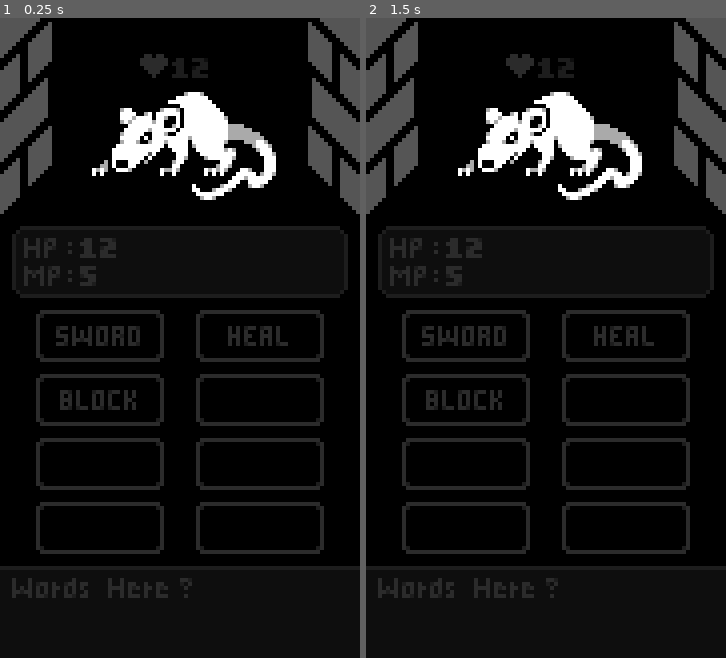
Above: before the commit, frames 1-2 (left to right).
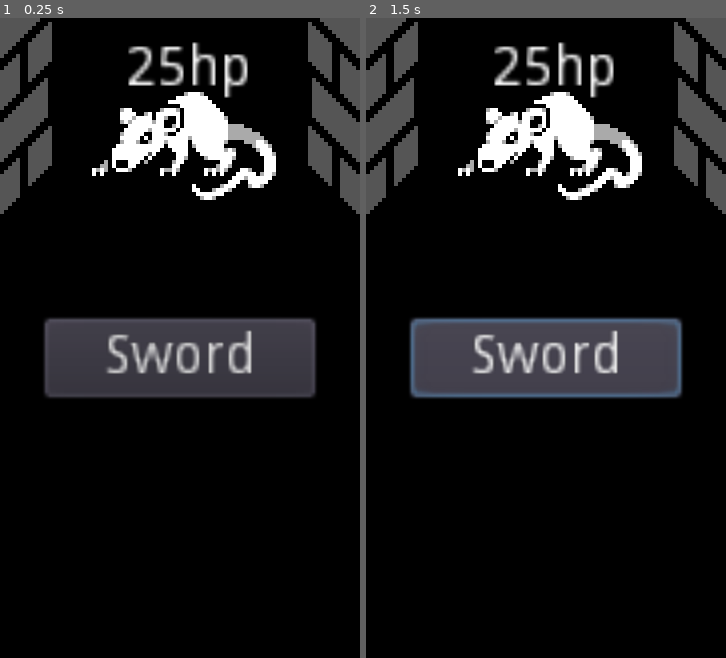
Above: after the commit, the same moments.

Repository: paulovgtb/mobile-rpg
Game: Godot game, scene res://battle.tscn
Same seed, same stepped clock (60 frames per second), same inputs: the game is played once before the commit and once after it.
Inputs (mouse positions are in pixels of both pictures, inside the frame that each line leads up to):
- Up to frame 1 (0.25 s): no input
- Up to frame 2 (1.5 s): click (546, 357) at 0.5 s, where only the run after the commit has a clickable "Sword"; click (546, 357) at 1.25 s, where only the run after the commit has a clickable "Sword"

The runs differ from the first frame. In frame 1, 17% of the frame differs, in the area x 0-100%, y 3-91%; in frame 2, 18%.

Commit message:
Adds hp label to the enemy and a ui ndoe with a button

Diff:
--- a/battle.tscn
+++ b/battle.tscn
@@ -11,15 +11,31 @@
 texture = ExtResource( 3 )
 
 [node name="MobileRpgMockup" type="Sprite" parent="."]
+visible = false
 modulate = Color( 1, 1, 1, 0.168627 )
 position = Vector2( 45, 80 )
 texture = ExtResource( 1 )
 
 [node name="Enemy" type="Node2D" parent="."]
 position = Vector2( 46, 32 )
-__meta__ = {
-"_edit_group_": true
-}
 
 [node name="Sprit" type="Sprite" parent="Enemy"]
 texture = ExtResource( 2 )
+
+[node name="HPLabel" type="Label" parent="Enemy"]
+margin_left = -15.0
+margin_top = -26.0
+margin_right = 17.0
+margin_bottom = -12.0
+text = "25hp"
+
+[node name="UI" type="Control" parent="."]
+anchor_right = 1.0
+anchor_bottom = 1.0
+
+[node name="Button" type="Button" parent="UI"]
+margin_left = 11.0
+margin_top = 75.0
+margin_right = 79.0
+margin_bottom = 95.0
+text = "Sword"
